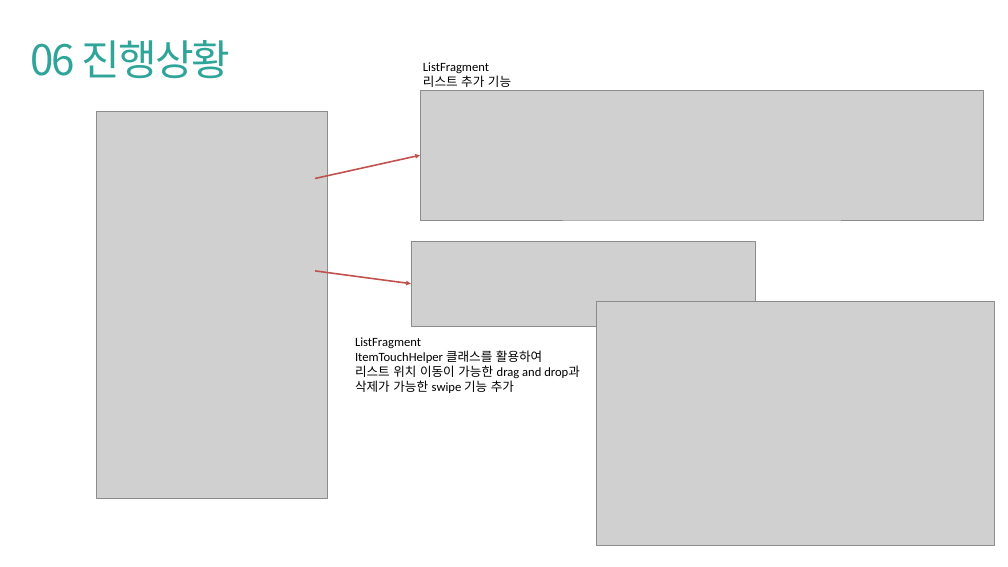
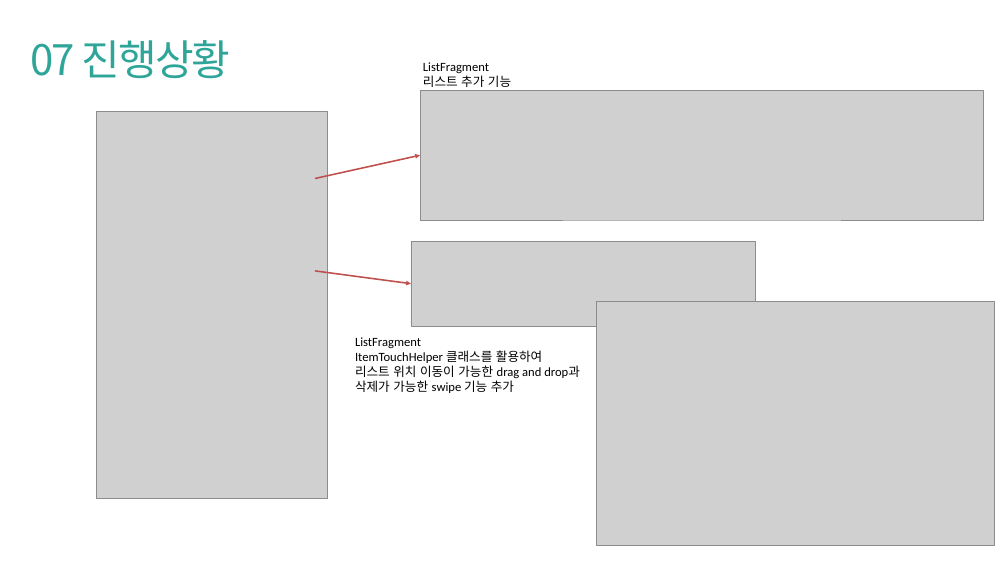
Before and after one commit to pknu-wap/2021_APP_TEAM4, a slide deck: slide 11 of WAP_APP_3 중간발표.pptx (slide 10 before the commit). Drawn at 1008x567 pixels with LibreOffice and Linux fonts; fonts in the diff are those of the drawing; grey boxes stand for pictures. Boxes give left, top, right and bottom in pixels: in the first picture for what was removed or moved away, otherwise in the second. Text is boxed around its words. In the diff, an @@ line names an element or a change of style, - is before the commit and + after.

```diff
--- a/WAP_APP_3 중간발표.pptx
+++ b/WAP_APP_3 중간발표.pptx
@@ text at (x1=30, y1=40, x2=230, y2=79): text changed @@
-06 진행상황
+07 진행상황
```
Also in this commit, not shown: 8 other slides changed, 1 slide added.
